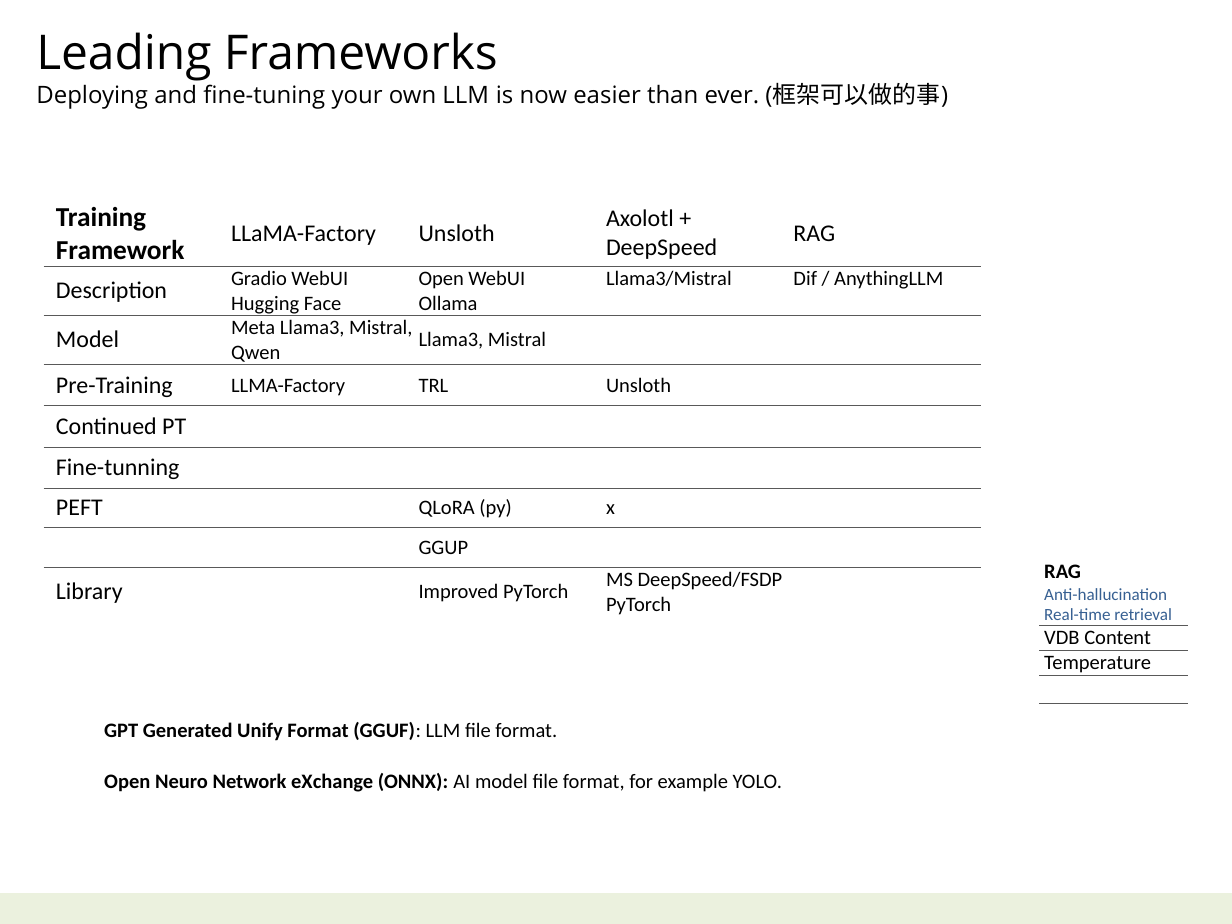
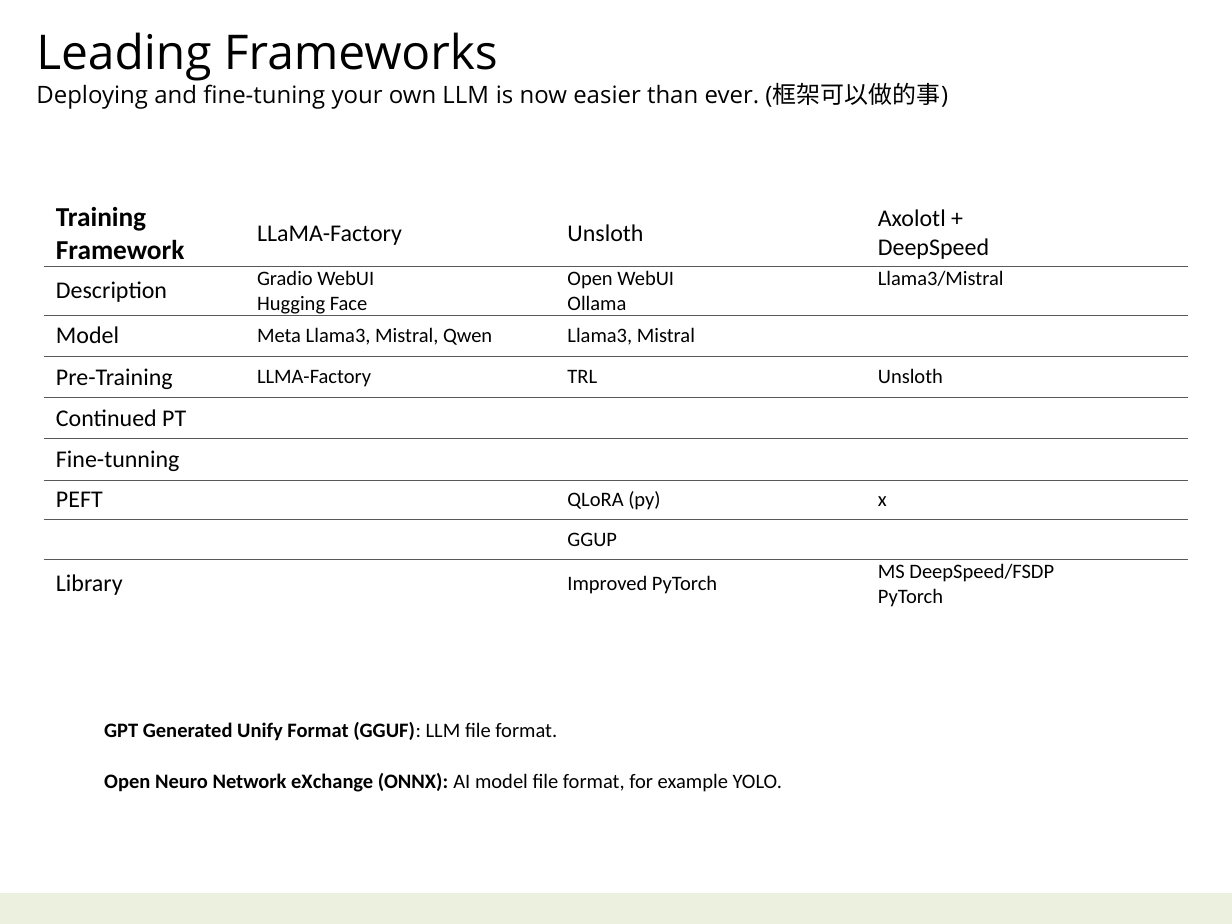
Before and after one commit to navibator/crazy-ai, a slide deck: slide 15 of ai-gemma.pptx. Drawn at 1232x924 pixels with LibreOffice and Linux fonts; fonts in the diff are those of the drawing. Boxes give left, top, right and bottom in pixels: in the first picture for what was removed or moved away, otherwise in the second. Text is boxed around its words. In the diff, an @@ line names an element or a change of style, - is before the commit and + after.

```diff
--- a/ai-gemma.pptx
+++ b/ai-gemma.pptx
@@ table at box(43, 200, 1188, 611) @@
-column 5: RAG | Dif / AnythingLLM |  |  |  |  |  |  | 
@@ table: place and size @@
-table at box(43, 200, 979, 619)
+table at box(43, 200, 1188, 611)
@@ table removed at box(1040, 559, 1189, 699), 4 rows, 1 columns @@
-RAG / Anti-hallucination / Real-time retrieval
-VDB Content
-Temperature
-
```
Also in this commit, not shown: 2 slides added, 2 other files.
